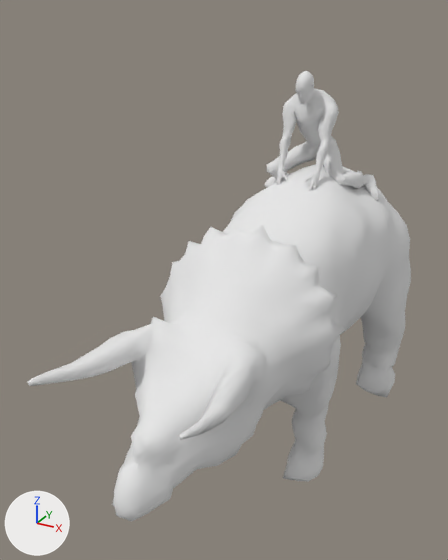
Before and after pictures for a commit that changed the Blender file Assets/Project Assets/Models/Triceratops/Triceratops.blend.
One viewpoint serves both versions: a 50 mm lens placed at (1.74, -4.61, 3.45), pointed at (-0.66, -0.24, 1.26). The lights are fixed; the arrows at lower left show +X, +Y and +Z.

In view in the first picture: 'Mesh.002', 'Triceratops'.
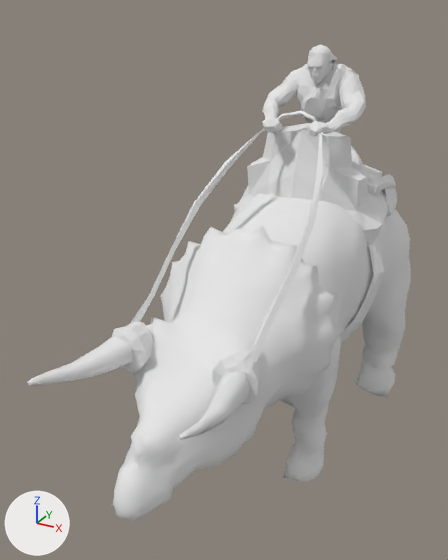
The newer file is also turned or shifted as a whole; pictures and numbers use the older file's frame.

Boxes (x1, y1, x2, y2) around the edits, measured in the pictures (448 x 560 px):
'Sela', added
    after: (111, 45, 397, 405)
    faces in mat_02___default_002 (its picture is missing): (111, 110, 388, 405)
    faces in mat_defaultmat_002 (its picture is missing): (262, 45, 397, 216)
'Mesh.002', deleted
    before: (265, 71, 379, 201)

Patch to the scene script:
```diff
--- a/Assets/Project Assets/Models/Triceratops/Triceratops.blend.py
+++ b/Assets/Project Assets/Models/Triceratops/Triceratops.blend.py
@@ mat_defaultmat_002 @@
+mat_defaultmat_002 = diffuse_material('defaultMat.002')
+mat_defaultmat_002.base_color = (0.8, 0.8, 0.8)  # white #e7e7e7
@@ me_sela @@
+me_sela.from_pydata(...)  # 1998 vertices, 1996 faces; spans x -0.69..0.7, y -1.05..1.46, z -1.73..1.24
+# faces by material slot: [264, 1732]
+me_sela.materials.append(mat_02___default_002)  # its picture is missing
+me_sela.materials.append(mat_defaultmat_002)  # its picture is missing
@@ ob_mesh_002 @@
-ob_mesh_002 = bpy.data.objects.new('Mesh.002', me_principalpeinmalha_aberta_colorido1_000)
-ob_mesh_002.location = (-0.056, 0.125, 1.237)
-ob_mesh_002.rotation_euler = (1.571, 0.0, 0.0)  # degrees (90, 0, 0)
-ob_mesh_002.scale = (0.206, 0.206, 0.206)
@@ ob_sela @@
+ob_sela = bpy.data.objects.new('Sela', me_sela)
+ob_sela.location = (0.0, -0.785, 1.706)
+ob_sela.rotation_euler = (1.61, 0.0, 0.0)  # degrees (92, 0, 0)
```
